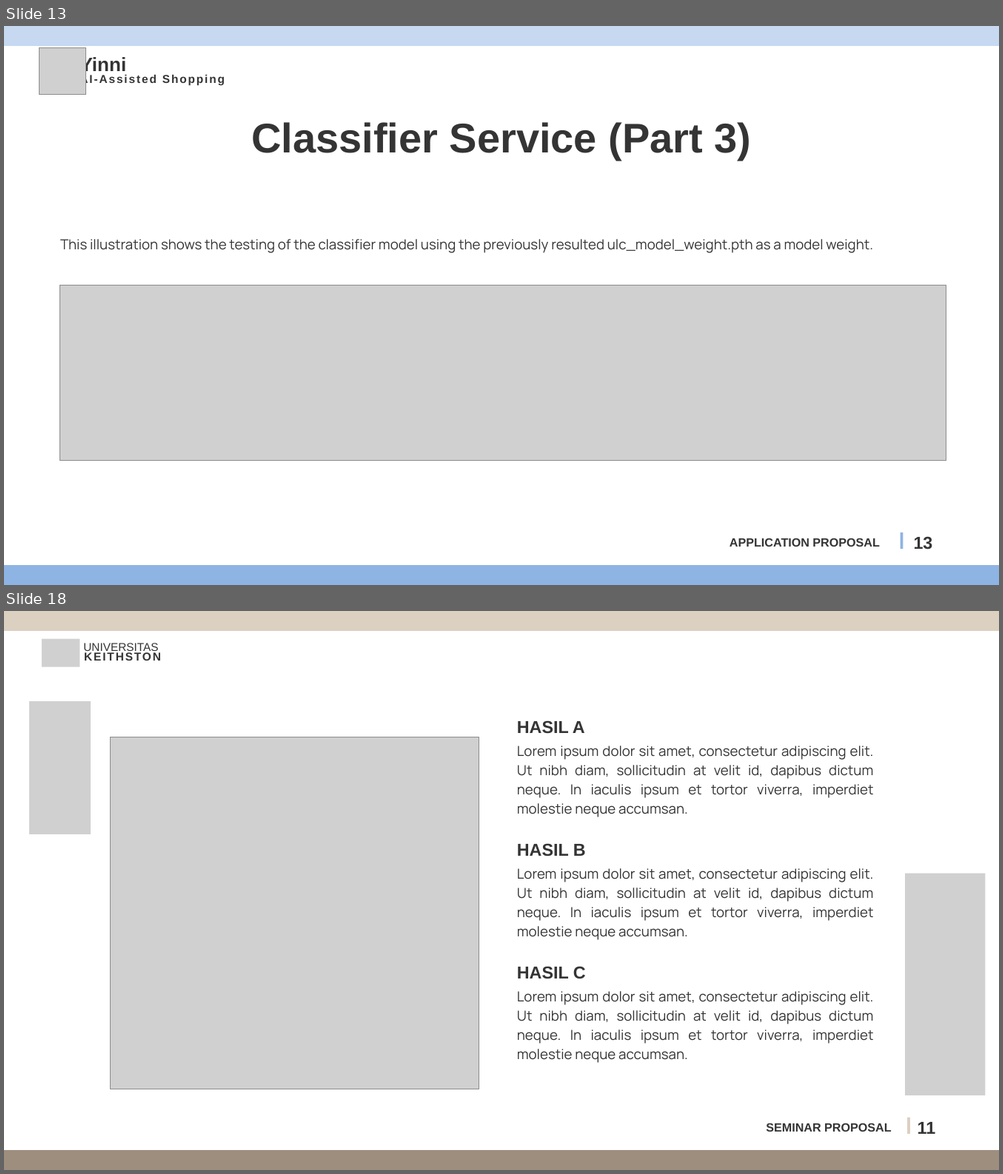
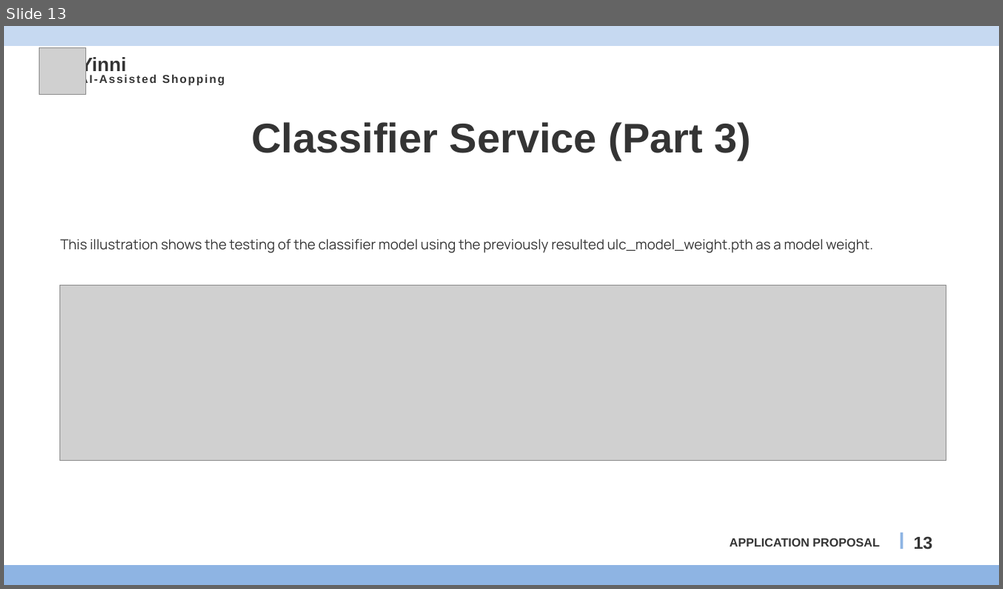
Before and after one commit to azzamt11/yinni_backend, a slide deck: yinni_app_proposal.pptx. Shown one above the other, each under a label of ours: slides 13 and 18 before the commit, slide 13 after it; the slides between them are not shown. The pictures are 1003x1174 and 1003x589 pixels, drawn with LibreOffice and Linux fonts; fonts in the diff are those of the drawing; grey boxes stand for pictures. Boxes give left, top, right and bottom in pixels: in the first picture for what was removed or moved away, otherwise in the second. Text is boxed around its words. In the diff, an @@ line names an element or a change of style, - is before the commit and + after.

```diff
--- a/yinni_app_proposal.pptx
+++ b/yinni_app_proposal.pptx
@@ slide 18 removed at [4,611,999,1170], background #FFFFFF @@
@@ freeform shape removed at [4,611,999,631] @@
@@ picture removed at [42,639,80,667] @@
@@ text removed at [80,652,165,665] @@
-KEITHSTON
@@ text removed at [83,643,158,654] @@
-UNIVERSITAS
@@ picture removed at [29,701,91,834] @@
@@ text removed at [517,721,585,734] @@
-HASIL A
@@ picture removed at [111,738,479,1090] @@
@@ text removed at [517,746,874,817] @@
-Lorem ipsum dolor sit amet, consectetur adipiscing elit. Ut nibh diam, sollicitudin at velit id, dapibus dictum neque. In iaculis ipsum et tortor viverra, imperdiet molestie neque accumsan.
@@ text removed at [517,843,586,857] @@
-HASIL B
@@ text removed at [517,869,874,940] @@
-Lorem ipsum dolor sit amet, consectetur adipiscing elit. Ut nibh diam, sollicitudin at velit id, dapibus dictum neque. In iaculis ipsum et tortor viverra, imperdiet molestie neque accumsan.
@@ picture removed at [905,874,984,1096] @@
@@ text removed at [517,966,586,980] @@
-HASIL C
@@ text removed at [517,991,874,1063] @@
-Lorem ipsum dolor sit amet, consectetur adipiscing elit. Ut nibh diam, sollicitudin at velit id, dapibus dictum neque. In iaculis ipsum et tortor viverra, imperdiet molestie neque accumsan.
@@ line removed from (908, 1118) to (908, 1134) @@
@@ text removed at [765,1123,891,1132] @@
-SEMINAR PROPOSAL
@@ text removed at [917,1122,936,1134] @@
-11
@@ freeform shape removed at [4,1150,999,1170] @@
```
Also in this commit, not shown: 3 slides changed, 6 slides added, 6 other slides removed, 1 other file.
